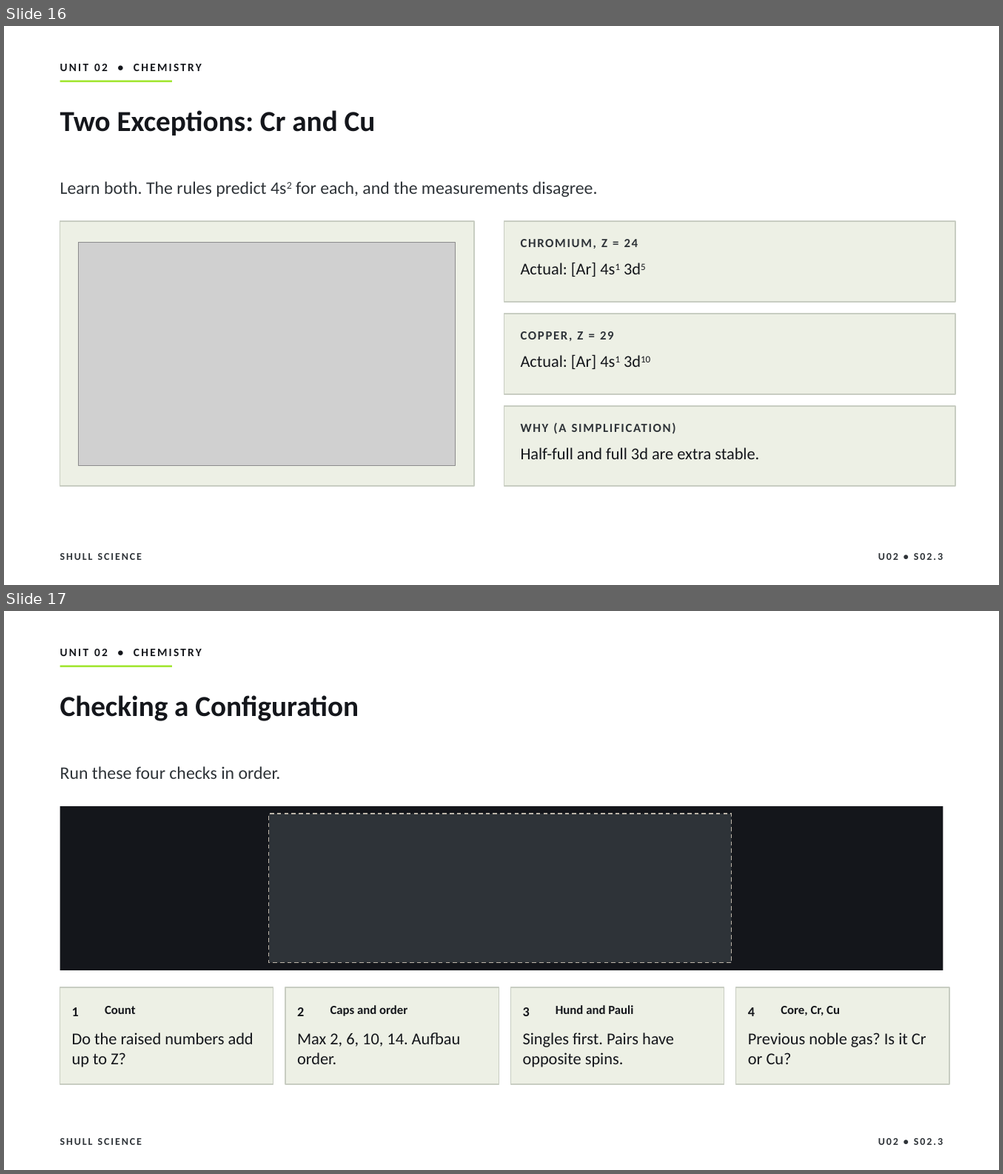
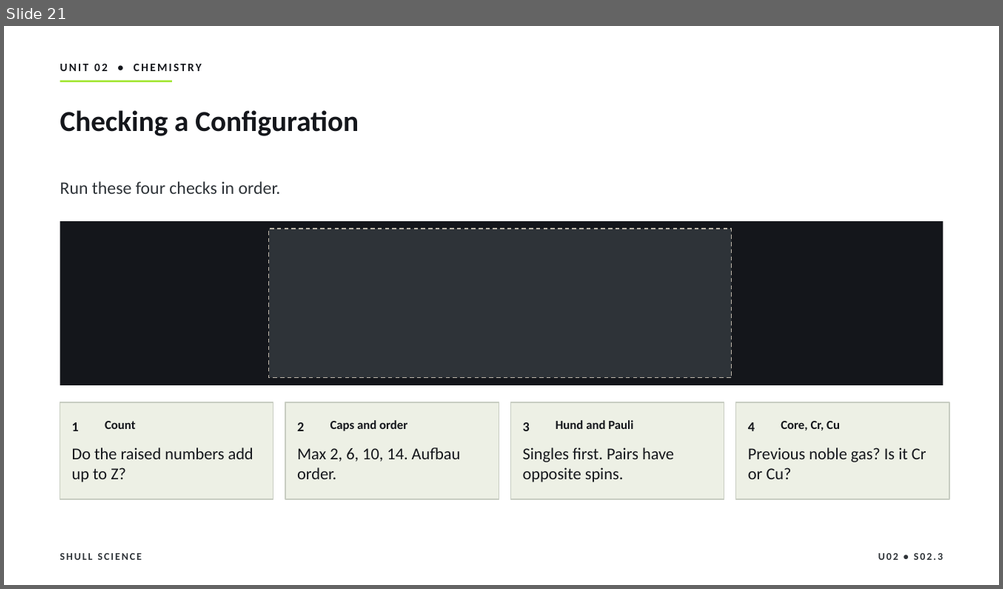
Before and after one commit to Hayabusa015/WorkWork, a slide deck: deliverables/chem-u02/SHULL_CHEM_Slides_U02_S02.3.pptx. Shown one above the other, each under a label of ours: slides 16 and 17 before the commit, slide 21 after it. The pictures are 1003x1174 and 1003x589 pixels, drawn with LibreOffice and Linux fonts; fonts in the diff are those of the drawing; grey boxes stand for pictures. Boxes give left, top, right and bottom in pixels: in the first picture for what was removed or moved away, otherwise in the second. Text is boxed around its words. In the diff, an @@ line names an element or a change of style, - is before the commit and + after.

```diff
--- a/deliverables/chem-u02/SHULL_CHEM_Slides_U02_S02.3.pptx
+++ b/deliverables/chem-u02/SHULL_CHEM_Slides_U02_S02.3.pptx
@@ slide 16 removed at (4, 26, 999, 585), background #FFFFFF; not listed: 2 template elements that a slide beside it also shows @@
@@ text removed at (60, 64, 202, 71) @@
-UNIT 02 • CHEMISTRY
@@ title removed at (60, 110, 375, 136) @@
-Two Exceptions: Cr and Cu
@@ text removed at (60, 181, 597, 197) @@
-Learn both. The rules predict 4s2 for each, and the measurements disagree.
@@ rectangle removed at (60, 221, 474, 486) @@
@@ rectangle removed at (504, 221, 956, 302) @@
@@ picture removed at (79, 242, 455, 466) @@
@@ text removed at (521, 239, 638, 249) @@
-CHROMIUM, Z = 24
@@ text removed at (521, 262, 596, 277) @@
-Actual: [Ar] 4s1 3d5
@@ rectangle removed at (504, 314, 956, 395) @@
@@ text removed at (577, 332, 614, 340) @@
-COPPER, Z = 29
@@ text removed at (521, 355, 596, 369) @@
-Actual: [Ar] 4s1 3d10
@@ rectangle removed at (504, 406, 956, 486) @@
@@ text removed at (521, 423, 566, 434) @@
-WHY (A SIMPLIFICATION)
@@ text removed at (521, 448, 759, 460) @@
-Half-full and full 3d are extra stable.
@@ text removed at (878, 554, 942, 560) @@
-U02 • S02.3
@@ what was slide 17 is now slide 21 @@
```
Also in this commit, not shown: 4 slides changed, 5 slides added, 2 other files.
